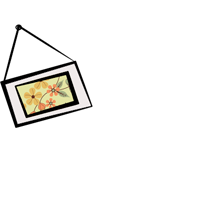
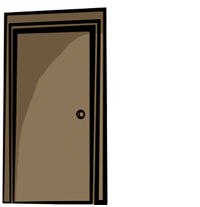
Revision of a layered 200 × 207 image; what changed, layer by layer:
renamed "Layer 3" to "painting1", hid it over <box>0,24,93,128</box>
renamed "Layer 1" to "door", showed it, painted on it over <box>2,7,108,205</box>
